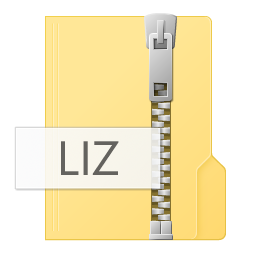
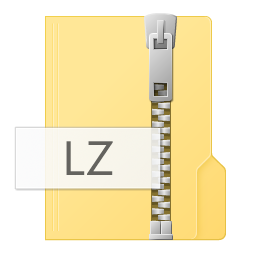
Before/after of a 256×256 layered artwork. What changed in the layer stack:
added layer "LZ" (75%) above "LIZ" over 66, 141, 113, 175
hid "LIZ" over 61, 141, 119, 175
